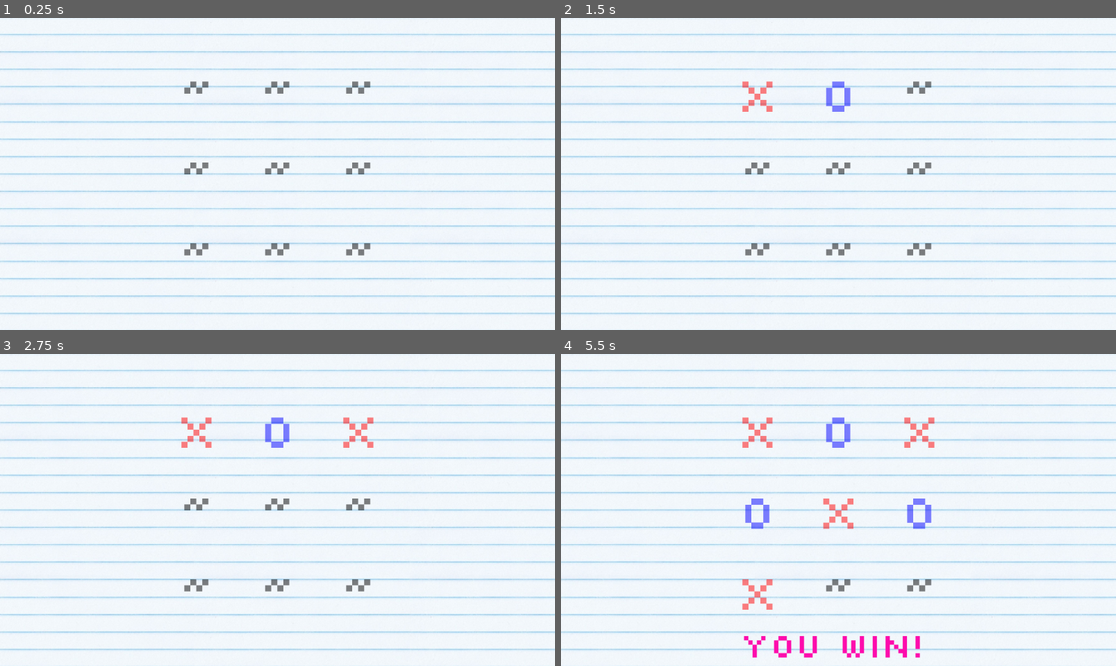
Above: before the commit, frames 1-4 (two rows, left to right).
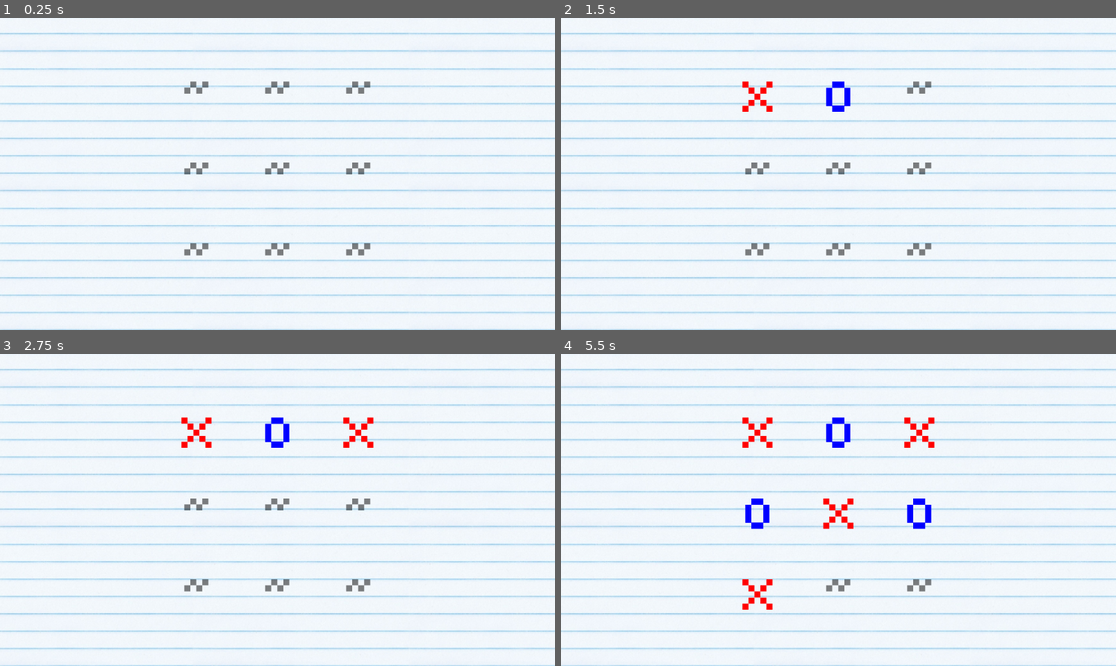
Above: after the commit, the same moments.

Repository: Neo-Ciber94/godot_tic_tac_toe
Game: Godot game, scene res://game.tscn
The game is run twice, just before and just after one commit, with the same random seed, the same clock (stepped at 60 frames per second) and the same inputs.
Inputs (mouse positions are in pixels of both pictures, inside the frame that each line leads up to):
- Up to frame 1 (0.25 s): no input
- Up to frame 2 (1.5 s): tap Enter at 0.5 s; move the mouse to (755, 92) at 0.52 s; click (755, 92) at 0.67 s; tap Space at 1.25 s; move the mouse to (838, 92) at 1.27 s; click (838, 92) at 1.42 s
- Up to frame 3 (2.75 s): tap Enter at 2 s; move the mouse to (360, 428) at 2.02 s; click (360, 428) at 2.17 s
- Up to frame 4 (5.5 s): tap Space at 2.75, 4.25 s; move the mouse to (755, 510) at 2.77 s; click (755, 510) at 2.92 s; tap Enter at 3.5 s; move the mouse to (838, 510) at 3.52 s; click (838, 510) at 3.67 s; move the mouse to (921, 510) at 4.27 s; click (921, 510) at 4.42 s; move the mouse to (755, 591) at 5.02 s; click (755, 591) at 5.17 s

The runs differ from the first frame. In frame 1, 7.6% of the frame differs, in the area x 0-100%, y 4-100%; in frame 2, 8.1%; in frame 3, 8.3%; in frame 4, 9.9%.

Commit message:
Update game

Diff:
--- a/game.tscn
+++ b/game.tscn
@@ -1,10 +1,9 @@
-[gd_scene load_steps=9 format=3 uid="uid://b04esyl8u473x"]
+[gd_scene load_steps=8 format=3 uid="uid://b04esyl8u473x"]
 
-[ext_resource type="Script" path="res://game.gd" id="1_cebgk"]
+[ext_resource type="Script" path="res://scripts/game_container.gd" id="1_fn8s1"]
 [ext_resource type="FontFile" uid="uid://dy04l2c31hyma" path="res://art/Silkscreen-Regular.ttf" id="1_u48lr"]
-[ext_resource type="Script" path="res://mark.gd" id="2_b00uh"]
 [ext_resource type="Texture2D" uid="uid://cbm8yyfsvqone" path="res://art/background.png" id="2_ntjxn"]
-[ext_resource type="Script" path="res://winner.gd" id="4_pv7p2"]
+[ext_resource type="PackedScene" uid="uid://1gokhe2unguc" path="res://scripts/cell.tscn" id="6_h4lex"]
 
 [sub_resource type="Animation" id="Animation_epslx"]
 length = 0.001
@@ -50,12 +49,21 @@
 anchor_bottom = 1.0
 grow_horizontal = 2
 grow_vertical = 2
-script = ExtResource("1_cebgk")
+script = ExtResource("1_fn8s1")
 
-[node name="TextureRect" type="TextureRect" parent="."]
-layout_mode = 0
-offset_right = 1157.0
-offset_bottom = 869.0
+[node name="Background" type="TextureRect" parent="."]
+layout_mode = 1
+anchors_preset = 8
+anchor_left = 0.5
+anchor_top = 0.5
+anchor_right = 0.5
+anchor_bottom = 0.5
+offset_left = -578.5
+offset_top = -434.5
+offset_right = 578.5
+offset_bottom = 434.5
+grow_horizontal = 2
+grow_vertical = 2
 texture = ExtResource("2_ntjxn")
 expand_mode = 5
 
@@ -82,196 +90,35 @@
 grow_vertical = 2
 columns = 3
 
-[node name="Mark1" type="Control" parent="Control/GridContainer" node_paths=PackedStringArray("game")]
+[node name="Cell" parent="Control/GridContainer" instance=ExtResource("6_h4lex")]
 layout_mode = 2
-size_flags_horizontal = 3
-size_flags_vertical = 3
-script = ExtResource("2_b00uh")
-game = NodePath("../../..")
 
-[node name="Label" type="Label" parent="Control/GridContainer/Mark1"]
-layout_mode = 1
-anchors_preset = 15
-anchor_right = 1.0
-anchor_bottom = 1.0
-grow_horizontal = 2
-grow_vertical = 2
-theme_override_colors/font_color = Color(0, 0, 0, 1)
-theme_override_fonts/font = ExtResource("1_u48lr")
-theme_override_font_sizes/font_size = 100
-text = "~"
-horizontal_alignment = 1
-vertical_alignment = 1
+[node name="Cell2" parent="Control/GridContainer" instance=ExtResource("6_h4lex")]
+layout_mode = 2
 
-[node name="Mark2" type="Control" parent="Control/GridContainer" node_paths=PackedStringArray("game")]
+[node name="Cell3" parent="Control/GridContainer" instance=ExtResource("6_h4lex")]
 layout_mode = 2
-size_flags_horizontal = 3
-size_flags_vertical = 3
-script = ExtResource("2_b00uh")
-game = NodePath("../../..")
 
-[node name="Label" type="Label" parent="Control/GridContainer/Mark2"]
-layout_mode = 1
-anchors_preset = 15
-anchor_right = 1.0
-anchor_bottom = 1.0
-grow_horizontal = 2
-grow_vertical = 2
-theme_override_colors/font_color = Color(0, 0, 0, 1)
-theme_override_fonts/font = ExtResource("1_u48lr")
-theme_override_font_sizes/font_size = 100
-text = "~"
-horizontal_alignment = 1
-vertical_alignment = 1
+[node name="Cell4" parent="Control/GridContainer" instance=ExtResource("6_h4lex")]
+layout_mode = 2
 
-[node name="Mark3" type="Control" parent="Control/GridContainer" node_paths=PackedStringArray("game")]
+[node name="Cell5" parent="Control/GridContainer" instance=ExtResource("6_h4lex")]
 layout_mode = 2
-size_flags_horizontal = 3
-size_flags_vertical = 3
-script = ExtResource("2_b00uh")
-game = NodePath("../../..")
 
-[node name="Label" type="Label" parent="Control/GridContainer/Mark3"]
-layout_mode = 1
-anchors_preset = 15
-anchor_right = 1.0
-anchor_bottom = 1.0
-grow_horizontal = 2
-grow_vertical = 2
-theme_override_colors/font_color = Color(0, 0, 0, 1)
-theme_override_fonts/font = ExtResource("1_u48lr")
-theme_override_font_sizes/font_size = 100
-text = "~"
-horizontal_alignment = 1
-vertical_alignment = 1
+[node name="Cell6" parent="Control/GridContainer" instance=ExtResource("6_h4lex")]
+layout_mode = 2
 
-[node name="Mark4" type="Control" parent="Control/GridContainer" node_paths=PackedStringArray("game")]
+[node name="Cell7" parent="Control/GridContainer" instance=ExtResource("6_h4lex")]
 layout_mode = 2
-size_flags_horizontal = 3
-size_flags_vertical = 3
-script = ExtResource("2_b00uh")
-game = NodePath("../../..")
 
-[node name="Label" type="Label" parent="Control/GridContainer/Mark4"]
-layout_mode = 1
-anchors_preset = 15
-anchor_right = 1.0
-anchor_bottom = 1.0
-grow_horizontal = 2
-grow_vertical = 2
-theme_override_colors/font_color = Color(0, 0, 0, 1)
-theme_override_fonts/font = ExtResource("1_u48lr")
-theme_override_font_sizes/font_size = 100
-text = "~"
-horizontal_alignment = 1
-vertical_alignment = 1
+[node name="Cell8" parent="Control/GridContainer" instance=ExtResource("6_h4lex")]
+layout_mode = 2
 
-[node name="Mark5" type="Control" parent="Control/GridContainer" node_paths=PackedStringArray("game")]
+[node name="Cell9" parent="Control/GridContainer" instance=ExtResource("6_h4lex")]
 layout_mode = 2
-size_flags_horizontal = 3
-size_flags_vertical = 3
-script = ExtResource("2_b00uh")
-game = NodePath("../../..")
-
-[node name="Label" type="Label" parent="Control/GridContainer/Mark5"]
-layout_mode = 1
-anchors_preset = 15
-anchor_right = 1.0
-anchor_bottom = 1.0
-grow_horizontal = 2
-grow_vertical = 2
-theme_override_colors/font_color = Color(0, 0, 0, 1)
-theme_override_fonts/font = ExtResource("1_u48lr")
-theme_override_font_sizes/font_size = 100
-text = "~"
-horizontal_alignment = 1
-vertical_alignment = 1
-
-[node name="Mark6" type="Control" parent="Control/GridContainer" node_paths=PackedStringArray("game")]
-layout_mode = 2
-size_flags_horizontal = 3
-size_flags_vertical = 3
-script = ExtResource("2_b00uh")
-game = NodePath("../../..")
-
-[node name="Label" type="Label" parent="Control/GridContainer/Mark6"]
-layout_mode = 1
-anchors_preset = 15
-anchor_right = 1.0
-anchor_bottom = 1.0
-grow_horizontal = 2
-grow_vertical = 2
-theme_override_colors/font_color = Color(0, 0, 0, 1)
-theme_override_fonts/font = ExtResource("1_u48lr")
-theme_override_font_sizes/font_size = 100
-text = "~"
-horizontal_alignment = 1
-vertical_alignment = 1
-
-[node name="Mark7" type="Control" parent="Control/GridContainer" node_paths=PackedStringArray("game")]
-layout_mode = 2
-size_flags_horizontal = 3
-size_flags_vertical = 3
-script = ExtResource("2_b00uh")
-game = NodePath("../../..")
-
-[node name="Label" type="Label" parent="Control/GridContainer/Mark7"]
-layout_mode = 1
-anchors_preset = 15
-anchor_right = 1.0
-anchor_bottom = 1.0
-grow_horizontal = 2
-grow_vertical = 2
-theme_override_colors/font_color = Color(0, 0, 0, 1)
-theme_override_fonts/font = ExtResource("1_u48lr")
-theme_override_font_sizes/font_size = 100
-text = "~"
-horizontal_alignment = 1
-vertical_alignment = 1
-
-[node name="Mark8" type="Control" parent="Control/GridContainer" node_paths=PackedStringArray("game")]
-layout_mode = 2
-size_flags_horizontal = 3
-size_flags_vertical = 3
-script = ExtResource("2_b00uh")
-game = NodePath("../../..")
-
-[node name="Label" type="Label" parent="Control/GridContainer/Mark8"]
-layout_mode = 1
-anchors_preset = 15
-anchor_right = 1.0
-anchor_bottom = 1.0
-grow_horizontal = 2
-grow_vertical = 2
-theme_override_colors/font_color = Color(0, 0, 0, 1)
-theme_override_fonts/font = ExtResource("1_u48lr")
-theme_override_font_sizes/font_size = 100
-text = "~"
-horizontal_alignment = 1
-vertical_alignment = 1
-
-[node name="Mark9" type="Control" parent="Control/GridContainer" node_paths=PackedStringArray("game")]
-layout_mode = 2
-size_flags_horizontal = 3
-size_flags_vertical = 3
-script = ExtResource("2_b00uh")
-game = NodePath("../../..")
-
-[node name="Label" type="Label" parent="Control/GridContainer/Mark9"]
-layout_mode = 1
-anchors_preset = 15
-anchor_right = 1.0
-anchor_bottom = 1.0
-grow_horizontal = 2
-grow_vertical = 2
-theme_override_colors/font_color = Color(0, 0, 0, 1)
-theme_override_fonts/font = ExtResource("1_u48lr")
-theme_override_font_sizes/font_size = 100
-text = "~"
-horizontal_alignment = 1
-vertical_alignment = 1
 
 [node name="Winner" type="Label" parent="."]
+visible = false
 layout_mode = 1
 anchors_preset = 7
 anchor_left = 0.5
@@ -288,12 +135,8 @@
 theme_override_fonts/font = ExtResource("1_u48lr")
 theme_override_font_sizes/font_size = 64
 text = "YOU WON!"
-script = ExtResource("4_pv7p2")
 
 [node name="AnimationPlayer" type="AnimationPlayer" parent="Winner"]
 libraries = {
 "": SubResource("AnimationLibrary_5rwvu")
 }
-
-[connection signal="declare_winner" from="." to="Winner" method="_on_game_end"]
-[connection signal="start_game" from="." to="Winner" method="_on_game_start"]
--- a/project.godot
+++ b/project.godot
@@ -14,3 +14,7 @@
 run/main_scene="res://game.tscn"
 config/features=PackedStringArray("4.3", "Forward Plus")
 config/icon="res://icon.svg"
+
+[autoload]
+
+Constants="*res://scripts/constants.gd"
--- /dev/null
+++ b/scripts/cell.gd
@@ -0,0 +1,32 @@
+extends Control
+
+class_name Cell;
+
+var label: Label;
+signal on_click(Cell);
+signal on_hover(Cell, bool);
+
+func _ready():
+	label = get_node("Label");
+
+	mouse_entered.connect(func():
+		on_hover.emit(self, true)
+	)
+
+	mouse_exited.connect(func():
+		on_hover.emit(self, false)
+	)
+
+func _gui_input(event):
+	if event is InputEventMouseButton and event.pressed:
+		on_click.emit(self)
+
+func draw_mark(mark: String, color: Color):
+	label.text = mark;
+	label.add_theme_color_override("font_color", color);
+
+func get_mark():
+	return label.text;
+
+func is_set():
+	return get_mark() != Constants.PLACEHOLDER;
--- /dev/null
+++ b/scripts/cell.tscn
@@ -0,0 +1,30 @@
+[gd_scene load_steps=3 format=3 uid="uid://1gokhe2unguc"]
+
+[ext_resource type="Script" path="res://scripts/cell.gd" id="1_l1qra"]
+[ext_resource type="FontFile" uid="uid://dy04l2c31hyma" path="res://art/Silkscreen-Regular.ttf" id="2_bfx8d"]
+
+[node name="Cell" type="Control"]
+layout_mode = 3
+anchors_preset = 15
+anchor_right = 1.0
+anchor_bottom = 1.0
+grow_horizontal = 2
+grow_vertical = 2
+size_flags_horizontal = 3
+size_flags_vertical = 3
+script = ExtResource("1_l1qra")
+metadata/_edit_group_ = true
+
+[node name="Label" type="Label" parent="."]
+layout_mode = 1
+anchors_preset = 15
+anchor_right = 1.0
+anchor_bottom = 1.0
+grow_horizontal = 2
+grow_vertical = 2
+theme_override_colors/font_color = Color(0, 0, 0, 1)
+theme_override_fonts/font = ExtResource("2_bfx8d")
+theme_override_font_sizes/font_size = 100
+text = "~"
+horizontal_alignment = 1
+vertical_alignment = 1
--- /dev/null
+++ b/scripts/constants.gd
@@ -0,0 +1,5 @@
+extends Node
+
+const PLACEHOLDER = "~";
+const MARK_X = "x";
+const MARK_Y = "o";
--- /dev/null
+++ b/scripts/game_container.gd
@@ -0,0 +1,92 @@
+extends Node
+
+@onready var grid = $Control/GridContainer
+
+const PLACEHOLDER = "~";
+const COLOR_UNSET = Color(0, 0, 0, 0.5);
+const COLOR_P1 = Color(1, 0, 0);
+const COLOR_P2 = Color(0, 0, 1);
+const MARK_X = "x";
+const MARK_O = "o";
+
+var _cells : Array[Cell] = [];
+var _slots: Array[String] = [];
+var _winner: Winner = Winner.None();
+var _player = MARK_X;
+
+func _ready() -> void:
+	start_game();
+
+func start_game():
+	_cells = [];
+	_slots = [];
+
+	for child in grid.get_children():
+			child.queue_free()
+
+	var cell_scene = preload("res://scripts/cell.tscn");
+
+	for idx in 9:
+		var cell = cell_scene.instantiate();
+		grid.add_child(cell);
+
+		_slots.push_back(PLACEHOLDER)
+		_cells.push_back(cell);
+		cell.draw_mark(PLACEHOLDER, COLOR_UNSET);
+		_connect_to_signals(cell, idx);
+
+func get_value(index: int):
+	return _slots[index]
+
+func has_value(index: int):
+	return get_value(index) != PLACEHOLDER;
+
+func is_finished():
+	return _winner.is_finished()
+
+func set_value(value: String, index: int):
+	_cells[index].draw_mark(value, get_player_color())
+	_slots[index] = value;
+
+	var winner = Utils.check_winner(_slots, PLACEHOLDER);
+
+	if winner.is_finished():
+		_winner = winner;
+		print("game finished")
+	else:
+		switch_player()
+
+func get_player_mark():
+	return _player;
+
+func get_player_color():
+	return COLOR_P1 if _player == MARK_X else COLOR_P2;
+
+func switch_player():
+	_player = MARK_O if _player == MARK_X else MARK_X;
+
+func _connect_to_signals(cell: Cell, index: int):
+	cell.on_hover.connect(func(cell, is_over): on_cell_hover(cell, is_over, index))
+	cell.on_click.connect(func(cell): on_cell_click(cell, index))
+
+func on_cell_hover(cell: Cell, is_over: bool, index: int):
+	if has_value(index) || is_finished():
+		return;
+
+	print("hover: ", index);
+
+	if is_over:
+		var mark = get_player_mark()
+		var color = get_player_color();
+		color.a = 0.5;
+		cell.draw_mark(mark, color)
+	else:
+		cell.draw_mark(PLACEHOLDER, COLOR_UNSET)
+
+func on_cell_click(cell: Cell, index: int):
+	print("click: ", index);
+
+	if has_value(index) || is_finished():
+		return;
+
+	set_value(get_player_mark(), index);
--- /dev/null
+++ b/scripts/utils.gd
@@ -0,0 +1,76 @@
+extends RefCounted
+
+class_name Utils;
+
+static func check_winner(grid: Array[String], empty_marker: String)-> Winner:
+	var filled_count = grid.filter(func(x): return x != empty_marker).size()
+
+	# At least 3 are needed to declare a winner
+	if filled_count < 3:
+		return Winner.None();
+
+	# check horizontals
+	var row_size = 3;
+
+	for i in row_size:
+		var start = i * row_size;
+		var end = start + row_size
+		var row = grid.slice(start, end);
+
+		if (row.all(func(n): return n != empty_marker)):
+			# If the 3 are set and are equals we have a winner
+			if all_equals(row):
+				var indices = arrayOfRange(start, end);
+				print(indices);
+				return Winner.Won(indices, grid[start]);
+
+	# check verticals
+	for i in 3:
+		var a1 = grid[i];
+		var a2 = grid[i + 3];
+		var a3 = grid[i + 6];
+		var col = [a1, a2, a3];
+
+		if (col.all(func(n): return n != empty_marker)):
+			if all_equals(col):
+				return Winner.Won([i, i +3, i + 6], a1);
+
+	# check diagonals
+	# 0 1 2
+	# 3 4 5
+	# 6 7 8
+	var d1 = [grid[0], grid[4], grid[8]];
+	if (d1.all(func(n): return n != empty_marker)):
+		if all_equals(d1):
+			return Winner.Won([0, 4, 8], grid[0])
+
+	var d2 = [grid[2], grid[4], grid[6]];
+	if (d2.all(func(n): return n != empty_marker)):
+		if all_equals(d2):
+			return Winner.Won([2, 4, 6], grid[2])
+
+	# its a tie
+	if filled_count == grid.size():
+		return Winner.Tie()
+
+	return Winner.None()
+
+static func arrayOfRange(start: int, end: int) -> Array[int]:
+	var arr : Array[int] = [];
+
+	for n in range(start, end):
+		arr.push_back(n)
+
+	return arr;
+
+static func all_equals(arr: Array) -> bool:
+	if arr.is_empty():
+		return true;
+
+	var prev = arr[0]
+	for i in range(1, arr.size()):
+		var x = arr[i];
+		if x != prev:
+			return false;
+
+	return true;
--- /dev/null
+++ b/scripts/winner.gd
@@ -0,0 +1,33 @@
+extends RefCounted
+
+class_name Winner;
+
+var _indices: Array[int] = [];
+var _value: String;
+var _is_tie: bool = false;
+
+static func Won(indices: Array[int], value: String):
+	var this = Winner.new();
+	this._indices = indices;
+	this._value = value;
+	return this;
+
+static func None():
+	return Winner.new();
+
+static func Tie():
+	var this = Winner.new();
+	this._tie = true;
+	return this;
+
+func get_indices():
+	return _indices;
+
+func get_value():
+	return _value;
+
+func is_finished():
+	return !get_indices().is_empty() || is_tie()
+
+func is_tie():
+	return _is_tie;
--- a/winner.gd
+++ /dev/null
@@ -1,34 +0,0 @@
-extends Label
-
-@onready var anim = $AnimationPlayer;
-@onready var game: Game = $"..";
-
-const Winner = preload("res://game.gd").Winner;
-
-var can_restart = false
-
-func _on_game_start():
-	can_restart = false;
-	hide()
-
-func _on_game_end(winner: Winner):
-	print("winner declared: ", winner)
-	show()
-	anim.play("scale_pulse");
-
-	match winner:
-		Winner.YOU:
-			text = "You win!"
-		Winner.OPPONENT:
-			text = "You lose!"
-		Winner.DRAW:
-			text = "Its a tie";
-
-	await get_tree().create_timer(3.0).timeout
-	can_restart = true;
-	text = "Restart?"
-
-func _input(event: InputEvent) -> void:
-	if can_restart && event is InputEventMouseButton and event.pressed:
-		print("Restart game")
-		game.restart_game()
Renamed: game.gd -> scripts/game.gd
Renamed: mark.gd -> scripts/mark.gd
